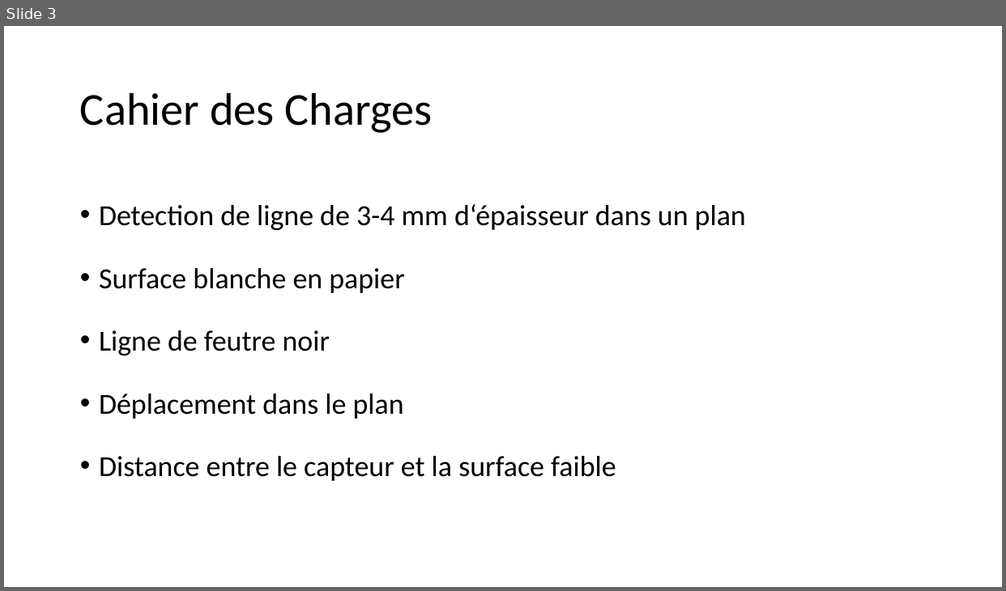
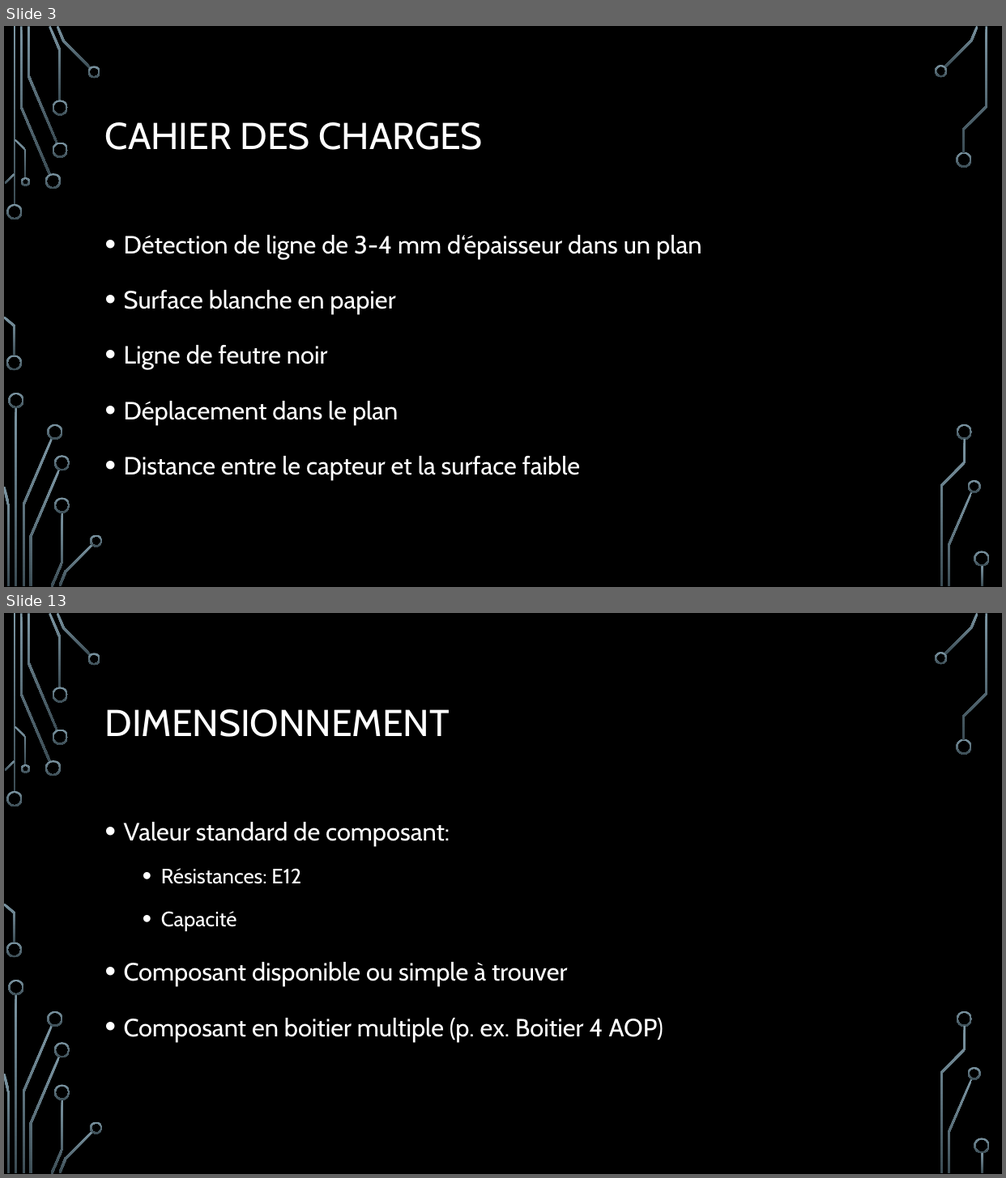
Before and after one commit to robotronik/conferences, a slide deck: Conc_elec/pres/Conception_Elec.pptx. Shown one above the other, each under a label of ours: slide 3 before the commit, slides 3 and 13 after it; the slides between them are not shown. The pictures are 1006x591 and 1006x1178 pixels, drawn with LibreOffice and Linux fonts; fonts in the diff are those of the drawing; background and template pictures are left out. Boxes give left, top, right and bottom in pixels: in the first picture for what was removed or moved away, otherwise in the second. Text is boxed around its words. In the diff, an @@ line names an element or a change of style, - is before the commit and + after.

```diff
--- a/Conc_elec/pres/Conception_Elec.pptx
+++ b/Conc_elec/pres/Conception_Elec.pptx
@@ slide 13 added at <box>4,613,1002,1174</box>, background picture (left out); not listed: 36 template elements that a slide beside it also shows @@
@@ title added at <box>105,709,450,737</box>, 36 pt, text #FFFFFF @@
+DIMENSIONNEMENT
@@ text added at <box>124,822,664,1041</box>, 24 pt, text #FFFFFF @@
+• Valeur standard de composant:
+  • Résistances: E12
+  • Capacité
+• Composant disponible ou simple à trouver
+• Composant en boitier multiple (p. ex. Boitier 4 AOP)
@@ slide 3 changed as well @@
@@ background #FFFFFF to picture (left out) @@
@@ title at <box>105,122,483,150</box>: text changed; size 44 to 36 pt; font Calibri to Cabin; text colour #000000 to #FFFFFF @@
-Cahier des Charges
+CAHIER DES CHARGES
@@ text "Détection de ligne de 3-4 ...": place and size @@
-text "Détection de ligne de 3-4 ..." at <box>99,204,746,481</box>
+text "Détection de ligne de 3-4 ..." at <box>124,235,701,480</box>
@@ text at <box>124,235,701,259</box>: text changed; size 28 to 24 pt; font Calibri to Cabin; text colour #000000 to #FFFFFF @@
-• Detection de ligne de 3-4 mm d‘épaisseur dans un plan
+• Détection de ligne de 3-4 mm d‘épaisseur dans un plan
@@ text at <box>124,290,580,480</box>: size 28 to 24 pt, font Calibri to Cabin, text colour #000000 to #FFFFFF in "Surface blanche en papier", "Ligne de feutre noir", "Déplacement dans le plan", "Distance entre le capteur et la surface ..." @@
@@ group added at <box>4,26,990,587</box>: 33 freeform shapes, 3 rectangles @@
```
Also in this commit, not shown: 2 other slides changed, 17 other slides added, 7 slides removed, 21 other files.
